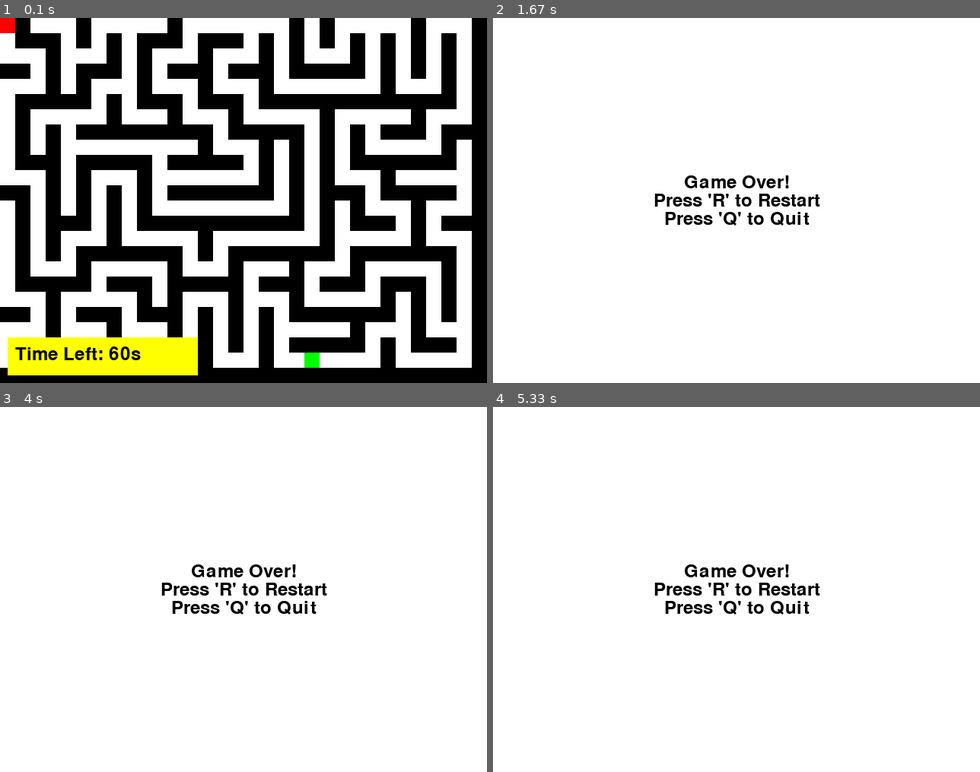
Above: before the commit, frames 1-4 (two rows, left to right).
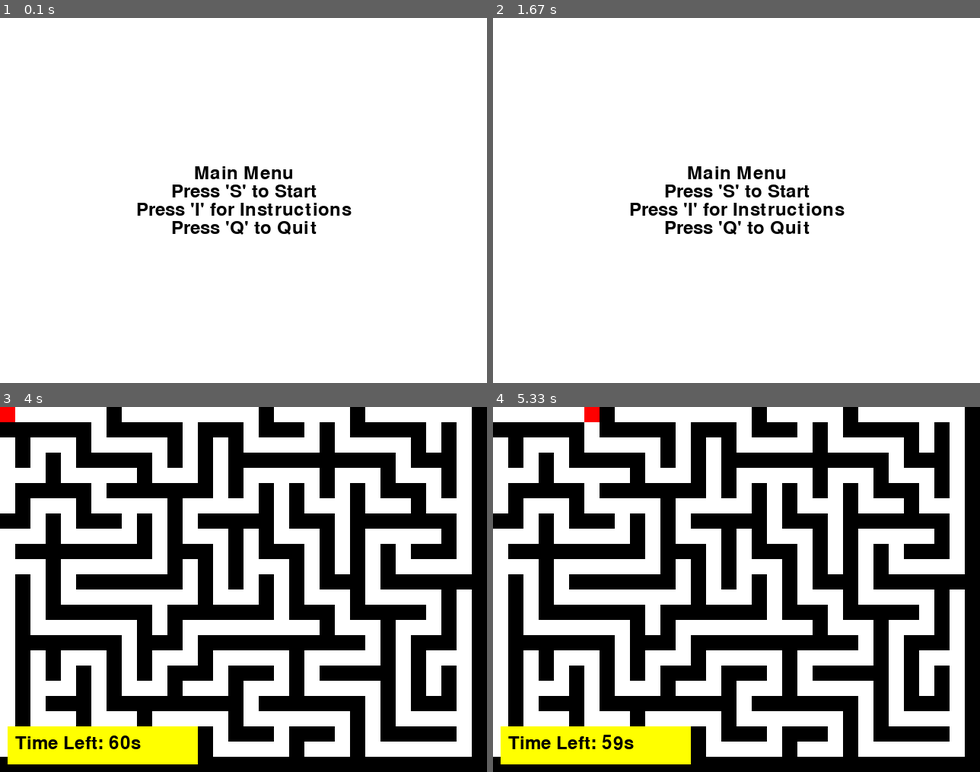
Above: after the commit, the same moments.

Repository: PawiX25/PygameMaze
Game: pygame game, started from game.py
Two runs of this game, one before a commit and one after it. Both use one fixed random seed, a clock stepped at 60 frames per second and the inputs below.
Inputs:
- Up to frame 1 (0.1 s): no input
- Up to frame 2 (1.67 s): tap S at 0.33 s; hold P 0.67-1.13 s; hold D 0.67-1.13 s; hold R 1.17-1.63 s
- Up to frame 3 (4 s): tap I at 1.67, 2 s; tap Enter at 2.33 s; hold S from 3.67 s (still down)
- Up to frame 4 (5.33 s): release S at 4.13 s; hold D 4.17-4.63 s; hold W 4.67-4.97 s

The runs differ from the first frame. In frame 1, 53% of the frame differs, in the area x 0-100%, y 0-100%; in frame 2, 3.1%; in frame 3, 52%; in frame 4, 52%.

Commit message:
Add Main Menu and Pause Feature

Diff:
--- a/game.py
+++ b/game.py
@@ -74,10 +74,10 @@
 
     pygame.display.flip()
 
-def display_restart_screen(screen, font):
+def display_game_over_screen(screen, font, message):
     screen.fill(WHITE)
     text_lines = [
-        "Game Over!",
+        message,
         "Press 'R' to Restart",
         "Press 'Q' to Quit"
     ]
@@ -89,43 +89,101 @@
         y_start += text_surface.get_height()
     pygame.display.flip()
 
-def main():
+def show_main_menu(screen, font):
+    while True:
+        screen.fill(WHITE)
+        text_lines = [
+            "Main Menu",
+            "Press 'S' to Start",
+            "Press 'I' for Instructions",
+            "Press 'Q' to Quit"
+        ]
+        text_surfaces = [font.render(line, True, BLACK) for line in text_lines]
+        total_height = sum(text_surface.get_height() for text_surface in text_surfaces)
+        y_start = HEIGHT // 2 - total_height // 2
+        for text_surface in text_surfaces:
+            screen.blit(text_surface, (WIDTH // 2 - text_surface.get_width() // 2, y_start))
+            y_start += text_surface.get_height()
+        pygame.display.flip()
+
+        for event in pygame.event.get():
+            if event.type == pygame.QUIT:
+                pygame.quit()
+                return None
+            if event.type == pygame.KEYDOWN:
+                if event.key == pygame.K_s:
+                    return "start"
+                if event.key == pygame.K_i:
+                    return "instructions"
+                if event.key == pygame.K_q:
+                    pygame.quit()
+                    return None
+
+def show_instructions(screen, font):
+    while True:
+        screen.fill(WHITE)
+        text_lines = [
+            "Instructions",
+            "Use arrow keys or WASD to move",
+            "Reach the green goal to win",
+            "Press 'P' to Pause",
+            "Press 'Q' to Quit"
+        ]
+        text_surfaces = [font.render(line, True, BLACK) for line in text_lines]
+        total_height = sum(text_surface.get_height() for text_surface in text_surfaces)
+        y_start = HEIGHT // 2 - total_height // 2
+        for text_surface in text_surfaces:
+            screen.blit(text_surface, (WIDTH // 2 - text_surface.get_width() // 2, y_start))
+            y_start += text_surface.get_height()
+        pygame.display.flip()
+
+        for event in pygame.event.get():
+            if event.type == pygame.QUIT:
+                pygame.quit()
+                return
+            if event.type == pygame.KEYDOWN:
+                if event.key == pygame.K_q:
+                    pygame.quit()
+                    return
+                if event.key == pygame.K_i:
+                    return
+
+def game_loop(screen, font):
     global goal_blink_time, goal_blink_state, goal_blink_start
 
     goal_blink_time = 0.5
     goal_blink_state = True
     goal_blink_start = time.time()
 
-    while True:
-        font = pygame.font.SysFont(None, 36)
-        screen = pygame.display.set_mode((WIDTH, HEIGHT))
-        pygame.display.set_caption("Maze Game")
-
-        maze = generate_maze(MAZE_WIDTH, MAZE_HEIGHT)
-        goal_x, goal_y = generate_goal(maze)
-        player_x, player_y = 0, 0
-        target_x, target_y = player_x, player_y
-        animation_progress = 1.0
-        animation_speed = 15
-
-        start_time = time.time()
-        timer_duration = 60
-
-        clock = pygame.time.Clock()
-        running = True
-
-        while running:
-            for event in pygame.event.get():
-                if event.type == pygame.QUIT:
+    maze = generate_maze(MAZE_WIDTH, MAZE_HEIGHT)
+    goal_x, goal_y = generate_goal(maze)
+    player_x, player_y = 0, 0
+    target_x, target_y = player_x, player_y
+    animation_progress = 1.0
+    animation_speed = 15
+
+    start_time = time.time()
+    timer_duration = 60
+
+    clock = pygame.time.Clock()
+    running = True
+    paused = False
+
+    while running:
+        for event in pygame.event.get():
+            if event.type == pygame.QUIT:
+                pygame.quit()
+                return False
+            if event.type == pygame.KEYDOWN:
+                if event.key == pygame.K_p:
+                    paused = not paused
+                if event.key == pygame.K_r:
+                    return True
+                if event.key == pygame.K_q:
                     pygame.quit()
-                    return
-                if event.type == pygame.KEYDOWN:
-                    if event.key == pygame.K_r:
-                        running = False
-                    if event.key == pygame.K_q:
-                        pygame.quit()
-                        return
-
+                    return False
+
+        if not paused:
             keys = pygame.key.get_pressed()
             if animation_progress >= 1.0:
                 new_x, new_y = player_x, player_y
@@ -153,30 +211,50 @@
             remaining_time = max(0, timer_duration - int(elapsed_time))
 
             if int(player_x) == goal_x and int(player_y) == goal_y:
-                print("Congratulations! You reached the goal!")
-                running = False
+                display_game_over_screen(screen, font, "Congratulations! You reached the goal!")
+                pygame.display.flip()
+                while True:
+                    for event in pygame.event.get():
+                        if event.type == pygame.QUIT:
+                            pygame.quit()
+                            return False
+                        if event.type == pygame.KEYDOWN:
+                            if event.key == pygame.K_r:
+                                return True
+                            if event.key == pygame.K_q:
+                                pygame.quit()
+                                return False
 
             if remaining_time <= 0:
-                print("Time's up! Game Over.")
-                running = False
+                display_game_over_screen(screen, font, "Time's up! Game Over.")
+                pygame.display.flip()
+                while True:
+                    for event in pygame.event.get():
+                        if event.type == pygame.QUIT:
+                            pygame.quit()
+                            return False
+                        if event.type == pygame.KEYDOWN:
+                            if event.key == pygame.K_r:
+                                return True
+                            if event.key == pygame.K_q:
+                                pygame.quit()
+                                return False
 
             draw_maze(screen, maze, (int(player_x), int(player_y)), (goal_x, goal_y), remaining_time, font)
-
             clock.tick(FPS)
 
-        display_restart_screen(screen, font)
-
-        while True:
-            for event in pygame.event.get():
-                if event.type == pygame.QUIT:
-                    pygame.quit()
-                    return
-                if event.type == pygame.KEYDOWN:
-                    if event.key == pygame.K_r:
-                        break
-                    if event.key == pygame.K_q:
-                        pygame.quit()
-                        return
+def main():
+    screen = pygame.display.set_mode((WIDTH, HEIGHT))
+    pygame.display.set_caption("Maze Game")
+    font = pygame.font.SysFont(None, 36)
+
+    while True:
+        menu_choice = show_main_menu(screen, font)
+        if menu_choice == "instructions":
+            show_instructions(screen, font)
+        elif menu_choice == "start":
+            if not game_loop(screen, font):
+                break
 
 if __name__ == "__main__":
     main()
